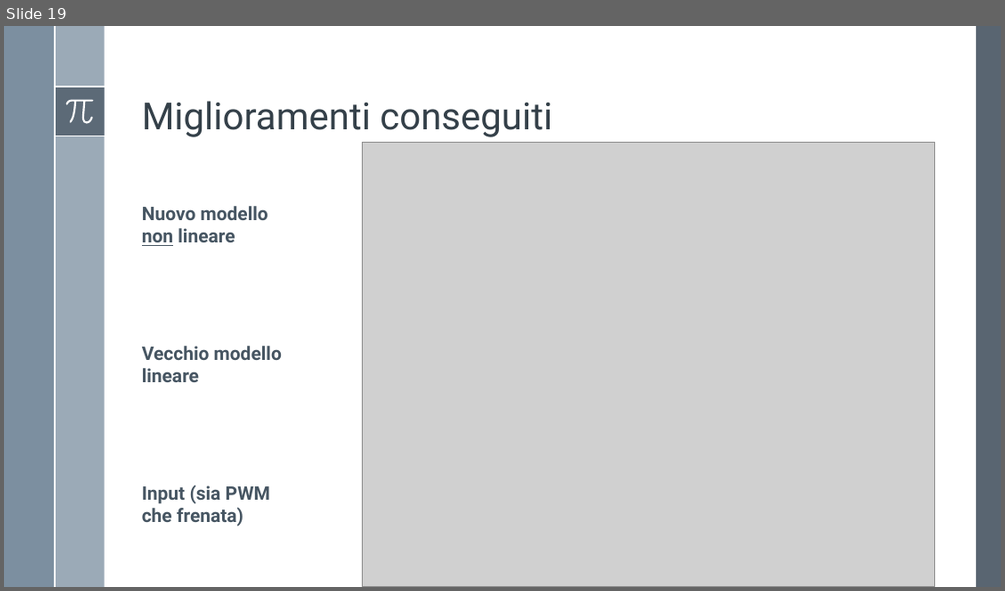
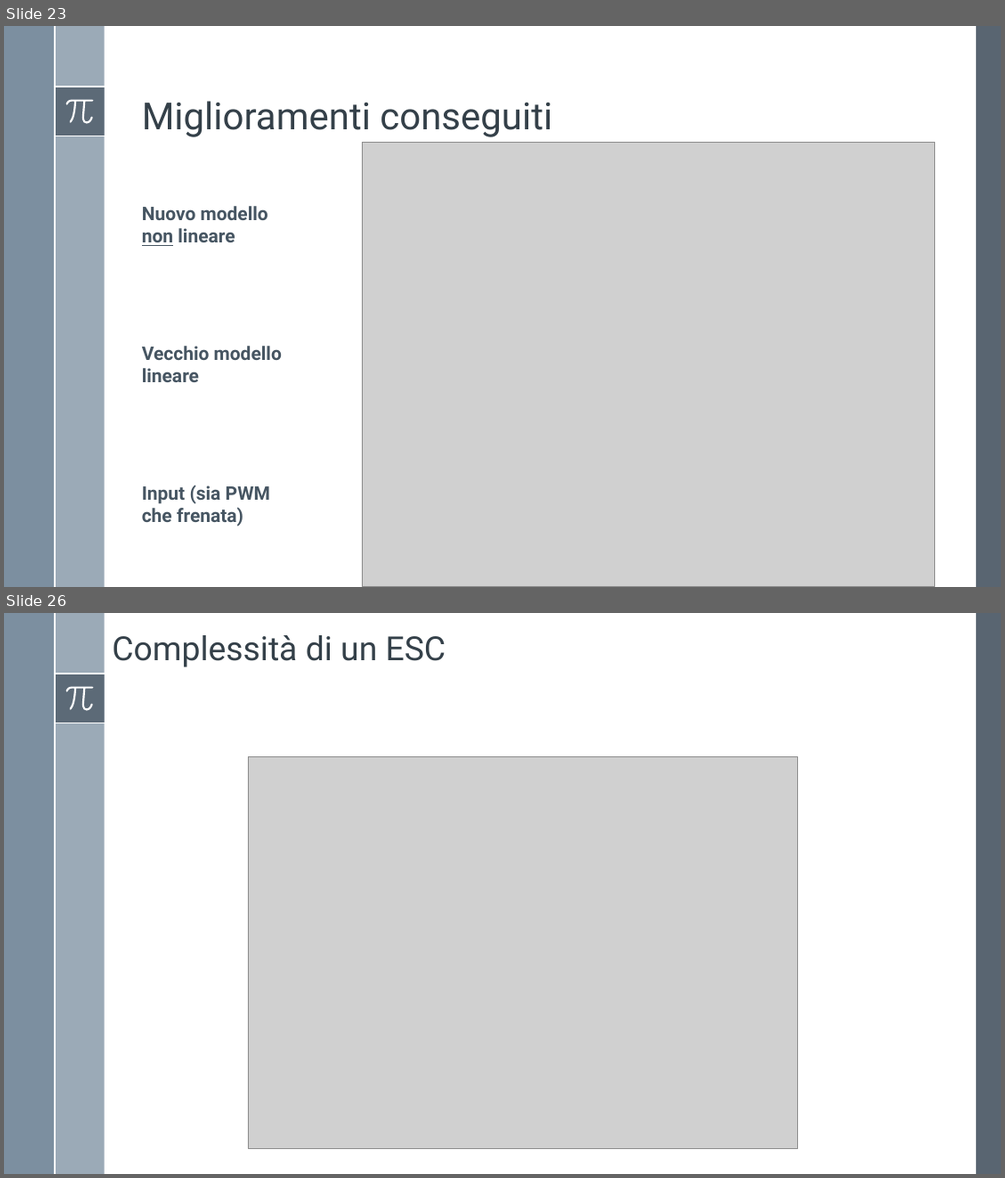
Before and after one commit to Alfystar/mv-Project, a slide deck: 00_Relazione/2-Modello e identificazione di un motore DC/Modello e identificazione di un motore DC.pptx. Shown one above the other, each under a label of ours: slide 19 before the commit, slides 23 and 26 after it; the slides between them are not shown. The pictures are 1005x591 and 1005x1178 pixels, drawn with LibreOffice and Linux fonts; fonts in the diff are those of the drawing; grey boxes stand for pictures. Boxes give left, top, right and bottom in pixels: in the first picture for what was removed or moved away, otherwise in the second. Text is boxed around its words. In the diff, an @@ line names an element or a change of style, - is before the commit and + after.

```diff
--- a/00_Relazione/2-Modello e identificazione di un motore DC/Modello e identificazione di un motore DC.pptx
+++ b/00_Relazione/2-Modello e identificazione di un motore DC/Modello e identificazione di un motore DC.pptx
@@ slide 26 added at (4,613,1001,1174), background #FFFFFF; not listed: 8 template elements that a slide beside it also shows @@
@@ title added at (112,635,446,667), 32 pt, text #35404A @@
+Complessità di un ESC
@@ picture added at (248,756,797,1148) @@
@@ what was slide 19 is now slide 23 @@
```
Also in this commit, not shown: 1 slide changed, 8 other slides added, 12 other files.
